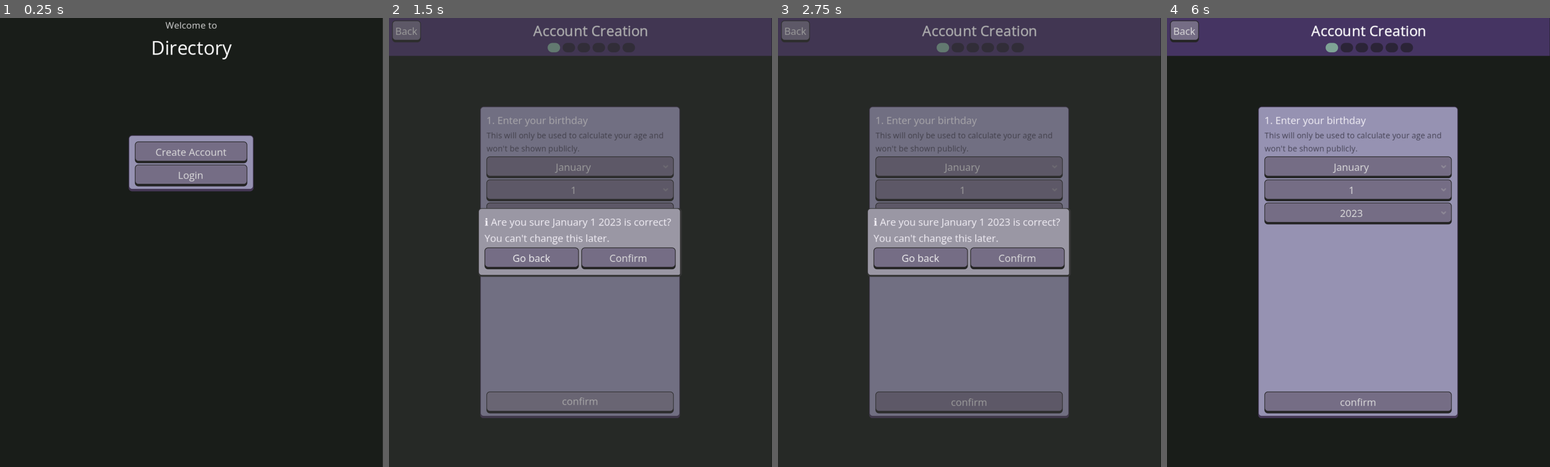
Above: before the commit, frames 1-4 (left to right).
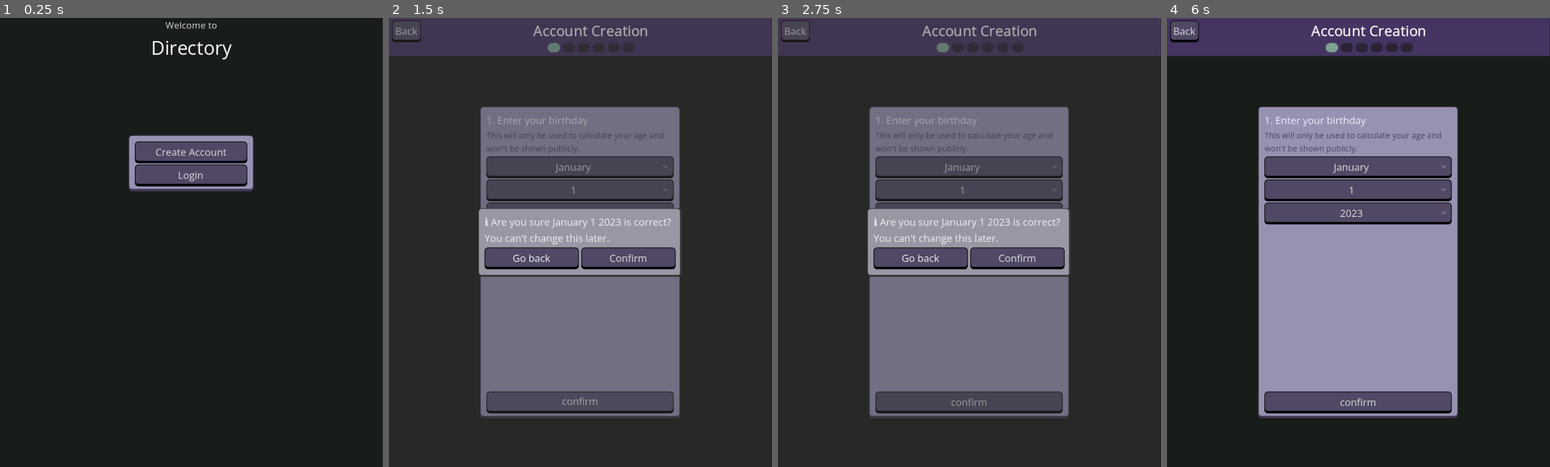
Above: after the commit, the same moments.

Repository: meet-directory/directory-app
Game: Godot game, scene res://app/login_screen/login.tscn
The game is run twice, just before and just after one commit, with the same random seed, the same clock (stepped at 60 frames per second) and the same inputs.
Inputs:
- Up to frame 1 (0.25 s): no input
- Up to frame 2 (1.5 s): click "Create Account" at 0.5 s; click "confirm" at 1.25 s
- Up to frame 3 (2.75 s): click "confirm" at 2 s
- Up to frame 4 (6 s): click "Confirm" at 2.75 s; click "January" at 3.5 s; click "1" at 4.25 s; click "2023" at 5 s; click "Okay" at 5.75 s

The runs differ from the first frame. In frame 1, 2.7% of the frame differs, in the area x 35-65%, y 27-38%; in frame 2, 4.2%; in frame 3, 2.2%; in frame 4, 9.5%, in the area x 0-75%, y 0-88%.
Error in both runs: Invalid access to property or key 'latitude' on a base object of type 'Nil'. (res://globals/location_service.gd:123)

Commit message:
add color changer tool and update style

Diff:
--- /dev/null
+++ b/globals/styling.gd
@@ -0,0 +1,81 @@
+@tool
+extends Node
+
+@export var accent_color:Color:
+	set(value):
+		if value != accent_color:
+			accent_color = value
+			apply_accent(accent_color)
+
+@export_subgroup("Styles")
+@export var theme:Theme
+@export var main_screen_button_normal:StyleBoxFlat
+
+
+signal accent_changed(new_accent: Color)
+
+func apply_accent(accent: Color) -> void:
+	_update_button_styles(accent)
+	# Repeat for other types as needed: CheckBox, OptionButton, etc.
+	accent_changed.emit(accent)
+
+func _update_button_styles(accent: Color) -> void:
+	main_screen_button_normal.bg_color = accent
+	var normal := theme.get_stylebox("normal", "Button") as StyleBoxFlat
+	var pressed := theme.get_stylebox("pressed", "Button") as StyleBoxFlat
+	var hover := theme.get_stylebox("hover", "Button") as StyleBoxFlat
+	var focus := theme.get_stylebox("focus", "Button") as StyleBoxFlat
+	var disabled := theme.get_stylebox("disabled", "Button") as StyleBoxFlat
+
+	var border_color = derive_border(accent)
+	if normal:
+		normal.bg_color = accent
+		normal.border_color = border_color
+	if pressed:
+		pressed.bg_color  = derive_pressed(accent)
+		pressed.border_color = border_color
+	if hover:
+		hover.bg_color = derive_hover(accent)
+		hover.border_color = border_color
+	if focus:
+		focus.bg_color    = derive_focused(accent)
+		focus.border_color = border_color
+	if disabled:
+		disabled.bg_color = derive_disabled(accent)
+		disabled.border_color = border_color
+
+static func derive_border(accent: Color) -> Color:
+	var h := accent.h
+	var s := accent.s
+	var v := accent.v
+	# Shift hue toward blue
+	h = lerp(h, 0.66, 0.08)
+	v = clamp(v - 0.42, 0.0, 1.0)
+	s = clamp(s - 0.2, 0.0, 1.0)
+	return Color.from_hsv(h, s, v, accent.a)
+
+static func derive_pressed(accent: Color) -> Color:
+	var h := accent.h
+	var s := accent.s
+	var v := accent.v
+	# Shift hue toward blue
+	h = lerp(h, 0.66, 0.08)
+	v = clamp(v - 0.08, 0.0, 1.0)
+	s = clamp(s + 0.05, 0.0, 1.0)
+	return Color.from_hsv(h, s, v, accent.a)
+
+static func derive_focused(accent: Color) -> Color:
+	# Slightly lighter
+	var h := accent.h
+	var s := accent.s
+	var v := accent.v
+	v = clamp(v + 0.10, 0.0, 1.0)
+	s = clamp(s - 0.05, 0.0, 1.0)
+	return Color.from_hsv(h, s, v, accent.a)
+
+static func derive_hover(accent: Color) -> Color:
+	var v = clamp(accent.v + 0.05, 0.0, 1.0)
+	return Color.from_hsv(accent.h, accent.s, v, accent.a)
+
+static func derive_disabled(accent: Color) -> Color:
+	return Color.from_hsv(accent.h, accent.s * 0.3, accent.v * 0.8, 0.6)
--- /dev/null
+++ b/globals/styling.tscn
@@ -0,0 +1,11 @@
+[gd_scene format=3 uid="uid://brwlx66wrpnae"]
+
+[ext_resource type="Script" uid="uid://2su4xds1o10n" path="res://globals/styling.gd" id="1_cu2l7"]
+[ext_resource type="Theme" uid="uid://c52euoe38n0nm" path="res://resources/styles/app_theme.tres" id="2_mgyx0"]
+[ext_resource type="StyleBox" uid="uid://p7paiqtk5qkk" path="res://resources/styles/main_screen_button.tres" id="3_eauh1"]
+
+[node name="Styling" type="Node" unique_id=655100868]
+script = ExtResource("1_cu2l7")
+accent_color = Color(0.3152464, 0.28283867, 0.3914337, 1)
+theme = ExtResource("2_mgyx0")
+main_screen_button_normal = ExtResource("3_eauh1")
--- a/resources/styles/app_theme.tres
+++ b/resources/styles/app_theme.tres
@@ -7,12 +7,12 @@
 content_margin_top = 5.0
 content_margin_right = 5.0
 content_margin_bottom = 5.0
-bg_color = Color(0.47944, 0.45759997, 0.52, 0.8627451)
+bg_color = Color(0.294862, 0.28708416, 0.31314695, 0.6)
 border_width_left = 1
 border_width_top = 1
 border_width_right = 1
 border_width_bottom = 4
-border_color = Color(0.15, 0.15, 0.15, 0.8627451)
+border_color = Color(0, 0, 0, 1)
 corner_radius_top_left = 5
 corner_radius_top_right = 5
 corner_radius_bottom_right = 5
@@ -24,44 +24,29 @@
 [sub_resource type="StyleBoxFlat" id="StyleBoxFlat_ijf42"]
 content_margin_left = 5.0
 content_margin_right = 5.0
-bg_color = Color(0.5389991, 0.5066722, 0.6044201, 1)
+bg_color = Color(0.35551462, 0.31896725, 0.4414337, 1)
 border_width_left = 1
 border_width_top = 1
 border_width_right = 1
 border_width_bottom = 4
-border_color = Color(0.14406252, 0.14406258, 0.14406243, 1)
+border_color = Color(0, 0, 0, 1)
 corner_radius_top_left = 5
 corner_radius_top_right = 5
 corner_radius_bottom_right = 5
 corner_radius_bottom_left = 5
 expand_margin_bottom = 2.0
 
-[sub_resource type="StyleBoxFlat" id="StyleBoxFlat_q8n6m"]
-content_margin_left = 5.0
-content_margin_top = 2.0
-content_margin_right = 5.0
-bg_color = Color(0.38116235, 0.35505405, 0.43694466, 1)
-border_width_left = 1
-border_width_top = 3
-border_width_right = 1
-border_width_bottom = 1
-border_color = Color(0.14406252, 0.14406258, 0.14406243, 1)
-corner_radius_top_left = 5
-corner_radius_top_right = 5
-corner_radius_bottom_right = 5
-corner_radius_bottom_left = 5
-
 [sub_resource type="StyleBoxFlat" id="StyleBoxFlat_32p4c"]
 content_margin_left = 5.0
 content_margin_top = 5.0
 content_margin_right = 5.0
 content_margin_bottom = 5.0
-bg_color = Color(0.45916003, 0.42639998, 0.52, 1)
+bg_color = Color(0.3152464, 0.28283867, 0.3914337, 1)
 border_width_left = 1
 border_width_top = 1
 border_width_right = 1
 border_width_bottom = 4
-border_color = Color(0.14406252, 0.14406258, 0.14406243, 1)
+border_color = Color(0, 0, 0, 1)
 corner_radius_top_left = 5
 corner_radius_top_right = 5
 corner_radius_bottom_right = 5
@@ -72,12 +57,12 @@
 content_margin_left = 5.0
 content_margin_top = 2.0
 content_margin_right = 5.0
-bg_color = Color(0.36719185, 0.3394023, 0.42230654, 1)
+bg_color = Color(0.23713186, 0.20946127, 0.31143367, 1)
 border_width_left = 1
 border_width_top = 3
 border_width_right = 1
 border_width_bottom = 1
-border_color = Color(0.14406252, 0.14406258, 0.14406243, 1)
+border_color = Color(0, 0, 0, 1)
 corner_radius_top_left = 5
 corner_radius_top_right = 5
 corner_radius_bottom_right = 5
@@ -134,7 +119,6 @@
 Button/styles/disabled = SubResource("StyleBoxFlat_g35wo")
 Button/styles/focus = SubResource("StyleBoxEmpty_pll2o")
 Button/styles/hover = SubResource("StyleBoxFlat_ijf42")
-Button/styles/hover_pressed = SubResource("StyleBoxFlat_q8n6m")
 Button/styles/normal = SubResource("StyleBoxFlat_32p4c")
 Button/styles/pressed = SubResource("StyleBoxFlat_etiqk")
 CheckBox/styles/hover = SubResource("StyleBoxFlat_qvy20")
--- a/resources/styles/main_screen_button.tres
+++ b/resources/styles/main_screen_button.tres
@@ -5,7 +5,7 @@
 content_margin_top = 15.0
 content_margin_right = 5.0
 content_margin_bottom = 15.0
-bg_color = Color(0.46566662, 0.4235, 0.55, 1)
+bg_color = Color(0.3152464, 0.28283867, 0.3914337, 1)
 border_width_left = 1
 border_width_top = 1
 border_width_right = 1
Not shown, added: globals/styling.gd.uid
